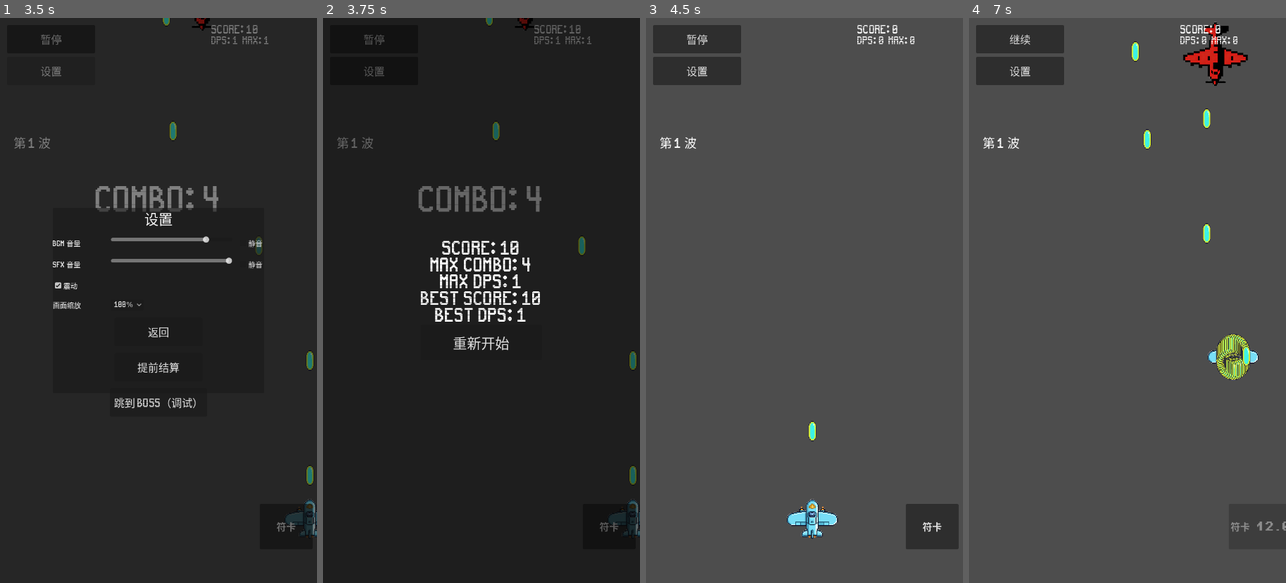
Above: before the commit, frames 1-4 (left to right).
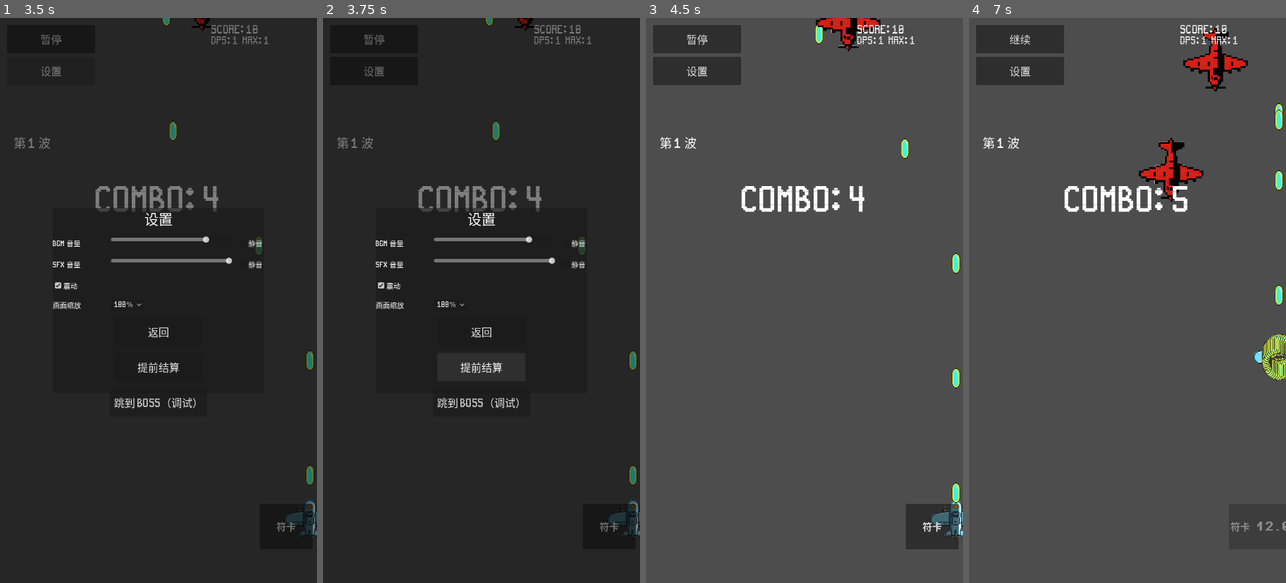
Above: after the commit, the same moments.

Repository: qingzhixing/plane-war
Game: Godot game, scene res://scenes/Main.tscn
Same seed, same stepped clock (60 frames per second), same inputs: the game is played once before the commit and once after it. Sound files missing from this copy of the repository are replaced by a short silence.
Inputs (mouse positions are in pixels of both pictures, inside the frame that each line leads up to):
- Up to frame 1 (3.5 s): click "暂停" at 0.5 s; click "继续" at 1.25 s; tap Enter at 2 s; move the mouse to (228, 272) at 2.02 s; hold D 2.03-2.75 s; tap P at 2.1 s; click (228, 272) at 2.17 s; click "设置" at 2.75 s
- Up to frame 2 (3.75 s): click "提前结算" at 3.5 s
- Up to frame 3 (4.5 s): click (804, 340) at 4.25 s, where only the run before the commit has a clickable "重新开始"
- Up to frame 4 (7 s): drag from (1064, 328) to (1133, 164) at 5.02 s; move the mouse to (1159, 176) at 5.77 s; hold D 5.78-6.5 s; tap P at 5.85 s; click "符卡" at 6.5 s

Frame 1 is identical in both runs. In frame 2, 3.9% of the frame differs, in the area x 4-100%, y 0-92%; in frame 3, 2.9%; in frame 4, 4.3%, in the area x 30-100%, y 0-65%.
Error after the commit: Parse Error: Cannot infer the type of "s" variable because the value doesn't have a set type. (res://scripts/game_over.gd:57)

Commit message:
🎨 UI: 结算界面高亮新纪录并展示详细变化
Made-with: Cursor

Diff:
--- a/scripts/game_over.gd
+++ b/scripts/game_over.gd
@@ -48,19 +48,40 @@
 func show_game_over() -> void:
 	# 更新结算信息：以评分与表现为核心
 	if _label != null and _main != null:
+		var diff := {}
 		if _main.has_method("finalize_battle_records"):
-			_main.finalize_battle_records()
+			diff = _main.finalize_battle_records()
 		var lines: Array[String] = []
+		var highlights: Array[String] = []
 		if _main.has_method("get_score"):
-			lines.append("Score: %d" % _main.get_score())
+			var s := _main.get_score()
+			lines.append("Score: %d" % s)
+			if "score" in diff and diff["score"].get("is_new", false):
+				var old_s := int(diff["score"].get("old", 0))
+				highlights.append("New Best Score: %d → %d" % [old_s, s])
 		if _main.has_method("get_max_combo"):
-			lines.append("Max Combo: %d" % _main.get_max_combo())
+			var mc := _main.get_max_combo()
+			lines.append("Max Combo: %d" % mc)
+			if "combo" in diff and diff["combo"].get("is_new", false):
+				var old_c := int(diff["combo"].get("old", 0))
+				highlights.append("New Best Combo: %d → %d" % [old_c, mc])
 		if _main.has_method("get_max_dps"):
-			lines.append("Max DPS: %.0f" % _main.get_max_dps())
+			var md := _main.get_max_dps()
+			lines.append("Max DPS: %.0f" % md)
+			if "dps" in diff and diff["dps"].get("is_new", false):
+				var old_d := float(diff["dps"].get("old", 0.0))
+				highlights.append("New Best DPS: %.0f → %.0f" % [old_d, md])
 		if _main.has_method("get_best_score"):
 			lines.append("Best Score: %d" % _main.get_best_score())
 		if _main.has_method("get_best_dps"):
 			lines.append("Best DPS: %.0f" % _main.get_best_dps())
+		if _main.has_method("get_best_combo"):
+			lines.append("Best Combo: %d" % _main.get_best_combo())
+		if not highlights.is_empty():
+			lines.append("")
+			lines.append("New Records:")
+			for h in highlights:
+				lines.append(" - " + h)
 		if lines.is_empty():
 			lines.append("Battle Summary")
 		_label.text = "\n".join(lines)
--- a/scripts/main.gd
+++ b/scripts/main.gd
@@ -227,20 +227,42 @@
 	return best_dps
 
 
-func finalize_battle_records() -> bool:
+func finalize_battle_records() -> Dictionary:
+	var diff := {
+		"score": {
+			"old": best_score,
+			"new": score,
+			"is_new": false,
+		},
+		"dps": {
+			"old": best_dps,
+			"new": max_dps,
+			"is_new": false,
+		},
+		"combo": {
+			"old": best_combo,
+			"new": max_combo,
+			"is_new": false,
+		},
+	}
+
 	var changed := false
 	if score > best_score:
 		best_score = score
 		changed = true
+		diff["score"]["is_new"] = true
 	if max_dps > best_dps:
 		best_dps = max_dps
 		changed = true
+		diff["dps"]["is_new"] = true
 	if max_combo > best_combo:
 		best_combo = max_combo
 		changed = true
+		diff["combo"]["is_new"] = true
 	if changed:
 		_save_records()
-	return changed
+	diff["any_new"] = changed
+	return diff
 
 
 func record_player_damage(amount: float, _target: Node) -> void:
